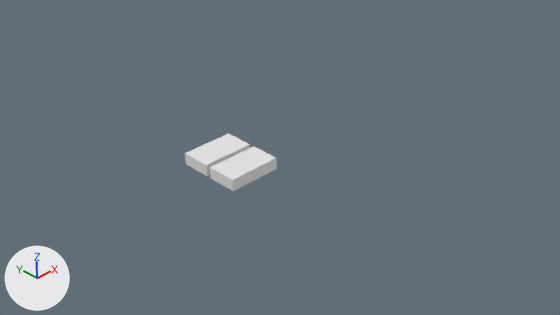
Before and after pictures for a commit that changed the Blender file nasa-lunar-rover.blend.
Camera for both pictures: the file's camera 'Camera'. Arrows for +X, +Y and +Z are at lower left; the lights stay in place.

The older version as bpy lines, for what is in view:
```python
me_cube_011 = bpy.data.meshes.new('Cube.011')
me_cube_011.from_pydata([(-0.34, 0.415, -0.1), (-0.34, 0.415, 0.1), (0.34, 0.415, -0.1), (0.34, 0.415, 0.1), (-0.34, 0.033, -0.1), (-0.34, 0.033, 0.1), (0.34, 0.033, -0.1), (0.34, 0.033, 0.1)], [], [(4, 5, 1, 0), (0, 1, 3, 2), (3, 1, 5, 7), (2, 3, 7, 6), (4, 6, 7, 5)])
me_cube_016 = bpy.data.meshes.new('Cube.016')
me_cube_016.from_pydata([(-0.34, -0.417, -0.1), (-0.34, -0.417, 0.1), (0.34, -0.417, -0.1), (0.34, -0.417, 0.1), (-0.34, -0.032, -0.1), (-0.34, -0.032, 0.1), (0.34, -0.032, -0.1), (0.34, -0.032, 0.1)], [], [(4, 0, 1, 5), (0, 2, 3, 1), (3, 7, 5, 1), (2, 6, 7, 3), (6, 4, 5, 7)])
ob_battery_no_1_lp = bpy.data.objects.new('Battery No 1 LP', me_cube_016)
ob_battery_no_1_lp.location = (0.762, -0.001, 0.531)
ob_battery_no_1_lp.scale = (1.0, 1.0, 0.75)
ob_battery_no_2_lp = bpy.data.objects.new('Battery No 2 LP', me_cube_011)
ob_battery_no_2_lp.location = (0.762, -0.001, 0.531)
ob_battery_no_2_lp.scale = (1.0, 1.0, 0.75)
```
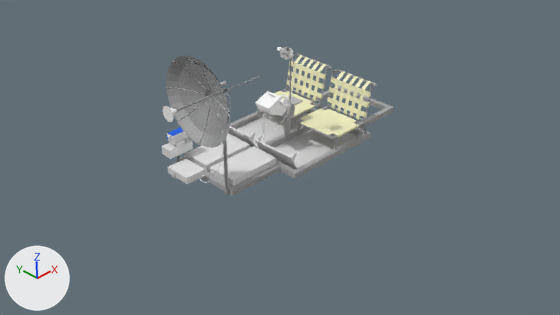
What differs and where, as boxes (x1, y1, x2, y2) in the pictures (560 x 315 px):
'Frame LP', added
    after: (181, 86, 394, 196)
'High Gain Antenna LP', added
    after: (163, 56, 260, 195)
'Chair Back Seat', added (beige)
    after: (327, 71, 371, 120)
'Chair Bottom Seat', added (beige)
    after: (299, 108, 359, 138)
'Chair Back Seat.001', added (beige)
    after: (286, 55, 326, 101)
'Chair LP', added
    after: (257, 54, 376, 150)
'Footrest LP', added
    after: (228, 126, 297, 169)
'Television Camera LP', added
    after: (162, 127, 193, 159)
'Lunar Communications Relay Unit LP', added
    after: (168, 159, 206, 184)
'C&D Console LP', added
    after: (255, 91, 286, 115)
'Chair Bottom Seat.001', added
    after: (274, 91, 315, 116)
'C&D Console Mount LP', added
    after: (283, 96, 303, 136)
'Low Gain Antenna LP', added
    after: (277, 47, 293, 117)
'Low Gain Data Cable', added
    after: (199, 58, 295, 176)
'Joystick LP', added
    after: (281, 95, 289, 107)

What changed in the scene script:
```text
Add ng_metal_colors:
    ng_metal_colors = bpy.data.node_groups.new('Metal Colors', 'ShaderNodeTree')
    # nodes: RGB
    # colours: white #f5f6f6, beige #fad1c2, beige #ffdb91, light grey #c4c7c7, white #faf7f2
Add mat_aluminum:
    mat_aluminum = bpy.data.materials.new('Aluminum')
    # nodes: BsdfPrincipled, Bump, Group, Mapping, Mix, OutputMaterial, TexCoord, TexNoise, ValToRGB
    # colours: black #000000, white #ffffff
Add mat_material:
    mat_material = principled_material('Material')
    mat_material.base_color = (0.8, 0.8, 0.8)  # white #e7e7e7
Add mat_canvas_textured:
    mat_canvas_textured = principled_material('Canvas Textured')
    mat_canvas_textured.base_color = (0.891, 0.876, 0.553)  # beige #f2f1c4
Add ob_frame_lp:
    ob_frame_lp = bpy.data.objects.new('Frame LP', me_cube_022)  # 59 vertices, 52 faces; spans x 0.35..3.23, y -0.72..0.72, z 0.46..0.52; in mat_aluminum_corrugated (its picture is missing)
    ob_frame_lp.location = (0.0, 0.0, 0.0)
Add ob_footrest_lp:
    ob_footrest_lp = bpy.data.objects.new('Footrest LP', me_cube_004.copy())  # the mesh of ob_footrest_lp
    ob_footrest_lp.location = (0.0, 0.0, 0.0)
    ob_footrest_lp.rotation_euler = (0.0, -0.436, 0.0)  # degrees (0, -25, 0)
    ob_footrest_lp.scale = (0.0297, 0.89, 0.369)
Add ob_chair_back_seat_001:
    ob_chair_back_seat_001 = bpy.data.objects.new('Chair Back Seat.001', me_cube_003.copy())  # the mesh of ob_chair_back_seat_001
    ob_chair_back_seat_001.location = (2.42, 0.365, 0.917)
    ob_chair_back_seat_001.rotation_euler = (0.0, -1.376, 0.0)  # degrees (0, -79, 0)
    ob_chair_back_seat_001.scale = (0.847, 1.0, 1.0)
Add ob_chair_bottom_seat_001:
    ob_chair_bottom_seat_001 = bpy.data.objects.new('Chair Bottom Seat.001', me_cube_002.copy())  # the mesh of ob_chair_bottom_seat_001
    ob_chair_bottom_seat_001.location = (0.0, 0.723, 0.0)
Add ob_chair_back_seat:
    ob_chair_back_seat = bpy.data.objects.new('Chair Back Seat', me_cube_003.copy())  # the mesh of ob_chair_back_seat_001
    ob_chair_back_seat.location = (2.42, -0.366, 0.917)
    ob_chair_back_seat.rotation_euler = (0.0, -1.376, 0.0)  # degrees (0, -79, 0)
    ob_chair_back_seat.scale = (0.847, 1.0, 1.0)
Add ob_chair_bottom_seat:
    ob_chair_bottom_seat = bpy.data.objects.new('Chair Bottom Seat', me_cube_002.copy())  # the mesh of ob_chair_bottom_seat_001
    ob_chair_bottom_seat.location = (0.0, -0.009, 0.0)
Add ob_chair_lp:
    ob_chair_lp = bpy.data.objects.new('Chair LP', me_beziercurve_005.copy())  # the mesh of ob_chair_lp
    ob_chair_lp.location = (2.181, -0.367, 0.826)
    ob_chair_lp.scale = (0.975, 0.975, 1.0)
Add ob_joystick_lp:
    ob_joystick_lp = bpy.data.objects.new('Joystick LP', me_cube_008.copy())  # the mesh of ob_joystick_lp
    ob_joystick_lp.location = (1.672, -0.005, 0.992)
Add ob_c_d_console_lp:
    ob_c_d_console_lp = bpy.data.objects.new('C&D Console LP', me_cube_015)  # 119 vertices, 81 faces; spans x -0.147..0.147, y -0.138..0.138, z -0.13..0.13; in mat_plastic_white (its picture is missing), mat_plastic_black (its picture is missing)
    ob_c_d_console_lp.location = (1.422, -0.024, 1.037)
Add ob_c_d_console_mount_lp:
    ob_c_d_console_mount_lp = bpy.data.objects.new('C&D Console Mount LP', me_cube_010)  # 820 vertices, 689 faces; spans x 1.488..1.894, y -0.089..0.078, z 0.493..0.955; in mat_plastic_black (its picture is missing)
    ob_c_d_console_mount_lp.location = (0.0, 0.0, 0.0)
Add ob_low_gain_data_cable:
    ob_low_gain_data_cable = bpy.data.objects.new('Low Gain Data Cable', me_beziercurve_003.copy())  # the mesh of ob_low_gain_data_cable
    ob_low_gain_data_cable.location = (0.976, -0.116, 0.667)
Add ob_high_gain_antenna_lp:
    ob_high_gain_antenna_lp = bpy.data.objects.new('High Gain Antenna LP', me_tee_joint)  # 1561 vertices, 1517 faces; spans x -1.27..0.47, y -0.44..0.54, z -0.42..0.82; in mat_antenna_mesh (its picture is missing), mat_plastic_white (its picture is missing), mat_plastic_black (its picture is missing)
    ob_high_gain_antenna_lp.location = (0.447, -0.469, 1.725)
    ob_high_gain_antenna_lp.rotation_euler = (0.0, -1.571, 0.0)  # degrees (0, -90, 0)
Add ob_television_camera_lp:
    ob_television_camera_lp = bpy.data.objects.new('Television Camera LP', me_cube_007)  # 60 vertices, 35 faces; spans x -0.305..0.305, y -0.305..0.305, z -0.305..1.178; in mat_gold_foil (its picture is missing), mat_blue (blue #005fe7)
    ob_television_camera_lp.location = (0.326, 0.424, 0.717)
    ob_television_camera_lp.scale = (0.538, 0.25, 0.175)
Add ob_lunar_communications_relay_unit_lp:
    ob_lunar_communications_relay_unit_lp = bpy.data.objects.new('Lunar Communications Relay Unit LP', me_cube_006)  # 140 vertices, 122 faces; spans x 0.038..0.355, y -0.03..0.311, z 0.523..0.606; in mat_gold_foil (its picture is missing)
    ob_lunar_communications_relay_unit_lp.location = (0.0, 0.0, 0.0)
Add ob_low_gain_antenna_lp:
    ob_low_gain_antenna_lp = bpy.data.objects.new('Low Gain Antenna LP', me_beziercurve_001)  # 316 vertices, 290 faces; spans x 1.34..1.557, y -0.274..-0.057, z 0.869..1.844; in mat_plastic_black (its picture is missing), mat_plastic_white (its picture is missing)
    ob_low_gain_antenna_lp.location = (0.0, 0.0, 0.0)
```
